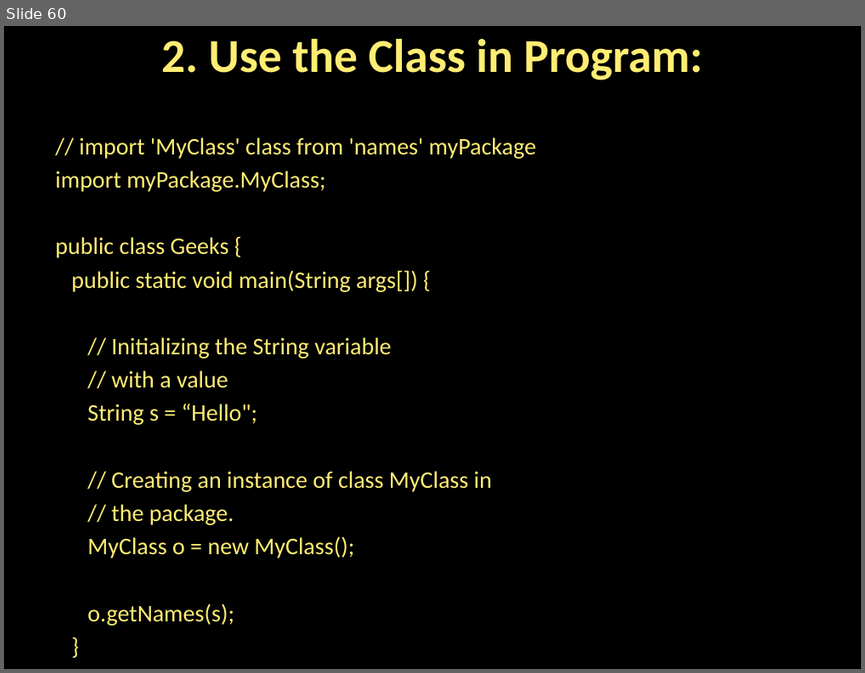
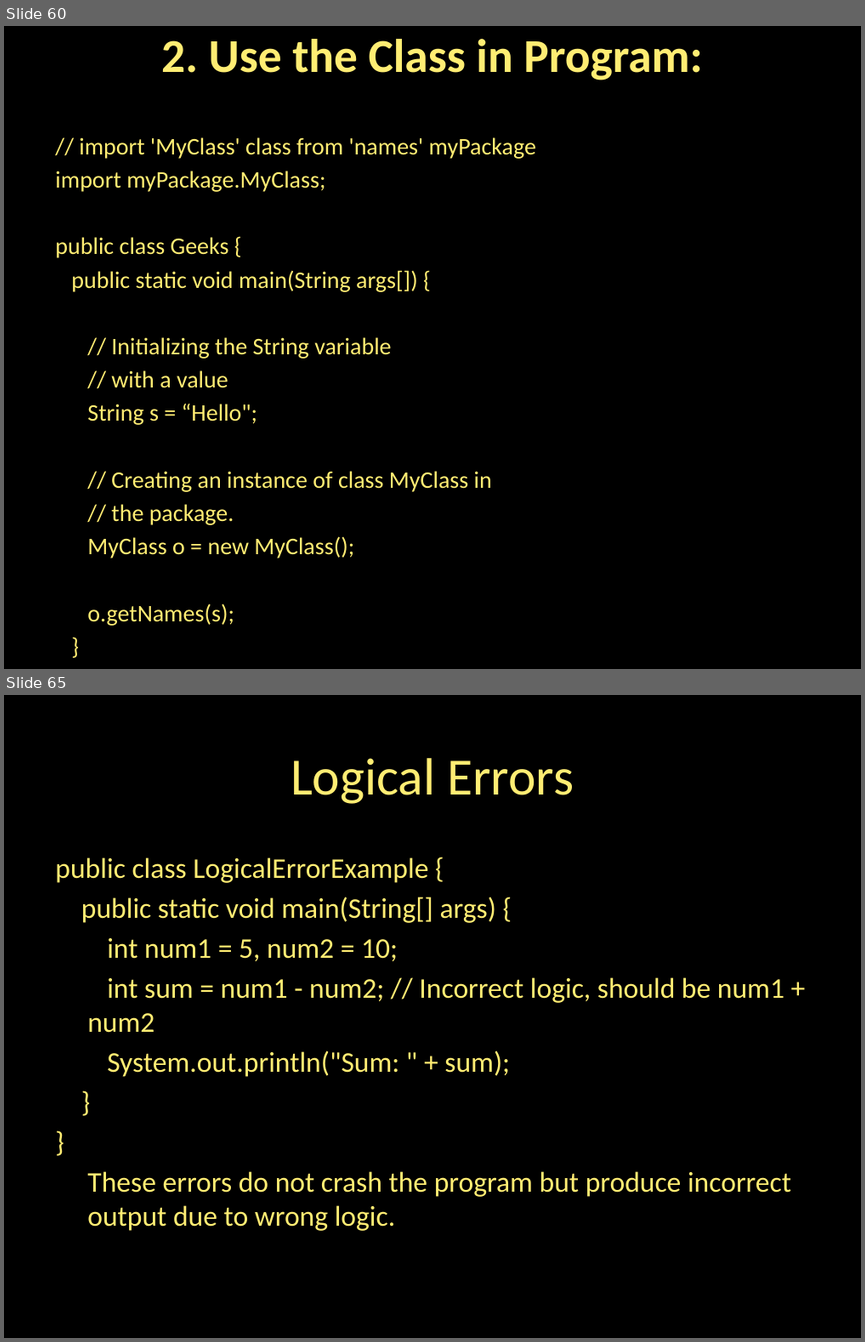
Before and after one commit to NemisRuparel/JAVA_Material, a slide deck: material/Inheritance in JAVA.pptx. Shown one above the other, each under a label of ours: slide 60 before the commit, slides 60 and 65 after it; the slides between them are not shown. The pictures are 865x673 and 865x1342 pixels, drawn with LibreOffice and Linux fonts; fonts in the diff are those of the drawing. Boxes give left, top, right and bottom in pixels: in the first picture for what was removed or moved away, otherwise in the second. Text is boxed around its words. In the diff, an @@ line names an element or a change of style, - is before the commit and + after.

```diff
--- a/material/Inheritance in JAVA.pptx
+++ b/material/Inheritance in JAVA.pptx
@@ slide 65 added at box(4, 695, 861, 1338), background #000000 @@
@@ title added at box(290, 758, 574, 804), 44 pt, text #FFED73 @@
+Logical Errors
@@ text added at box(55, 857, 791, 1231), 24 pt, text #FFED73 @@
+public class LogicalErrorExample {
+public static void main(String[] args) {
+int num1 = 5, num2 = 10;
+int sum = num1 - num2; // Incorrect logic, should be num1 + num2
+System.out.println("Sum: " + sum);
+}
+}
+These errors do not crash the program but produce incorrect output due to wrong logic.
```
Also in this commit, not shown: 60 other slides added, 4 other files.
